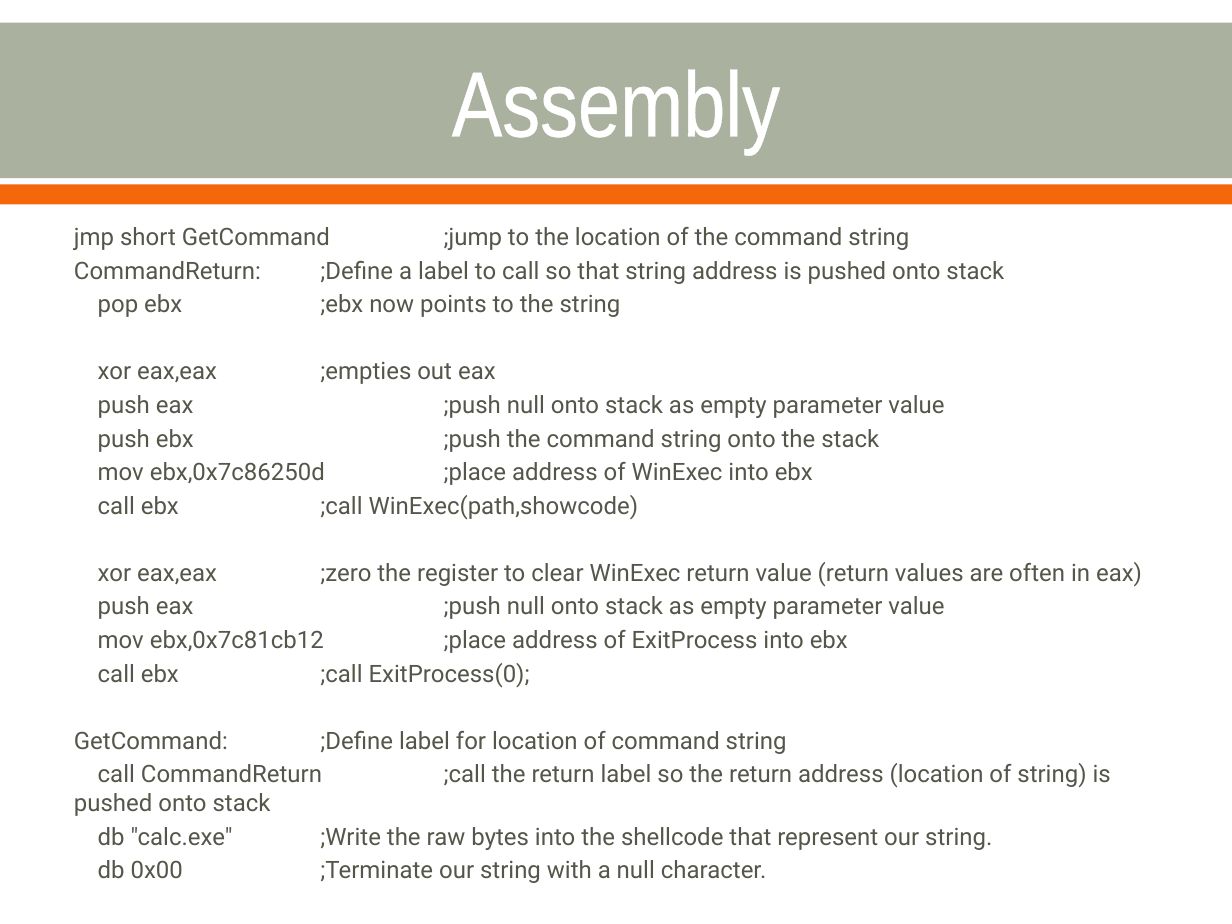
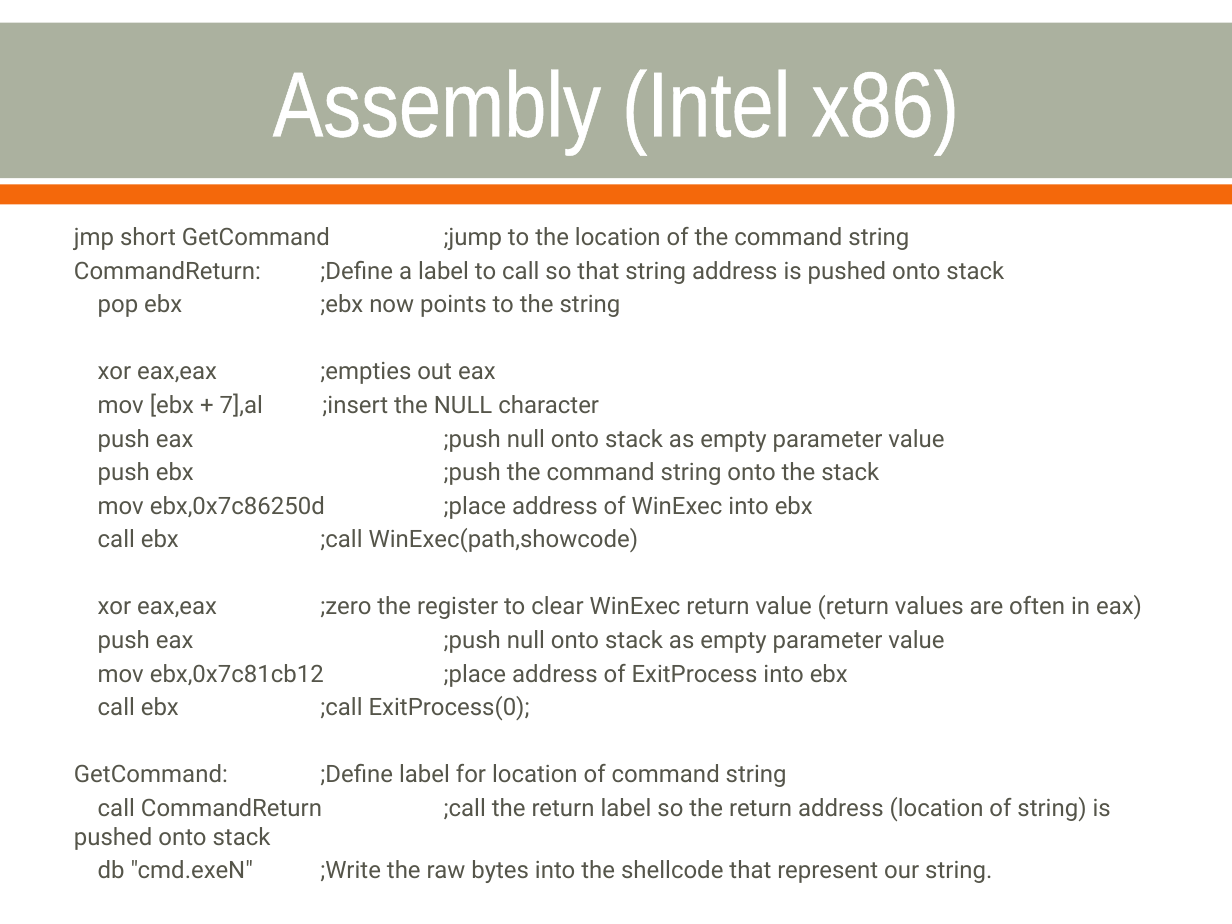
Before and after one commit to cornwe19/cse825, a slide deck: slide 37 of Buffer Overflow Attacks.pptx (slide 36 before the commit). Drawn at 1232x924 pixels with LibreOffice and Linux fonts; fonts in the diff are those of the drawing. Boxes give left, top, right and bottom in pixels: in the first picture for what was removed or moved away, otherwise in the second. Text is boxed around its words. In the diff, an @@ line names an element or a change of style, - is before the commit and + after.

Commit message:
Fixing shellcode. Adding protection slide

```diff
--- a/Buffer Overflow Attacks.pptx
+++ b/Buffer Overflow Attacks.pptx
@@ title at (273,69,959,153): text changed @@
-Assembly
+Assembly (Intel x86)
@@ text at (98,393,599,417): paragraph added @@
+mov [ebx + 7],al ;insert the NULL character
@@ text at (98,860,992,883): text changed @@
-db "calc.exe" ;Write the raw bytes into the shellcode that represent our string.
-db 0x00 ;Terminate our string with a null character.
+db "cmd.exeN" ;Write the raw bytes into the shellcode that represent our string.
```
Also in this commit, not shown: 1 slide added.
